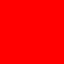
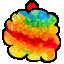
Comparing the layer stacks of the two 64x64 images. Changes:
renamed "Temp_Player" to "Player", showed it, painted on it over [0, 0, 64, 64]
hid "Layer 3" over [0, 0, 64, 64]
hid "Temp_Bullet" over [0, 0, 64, 64]
